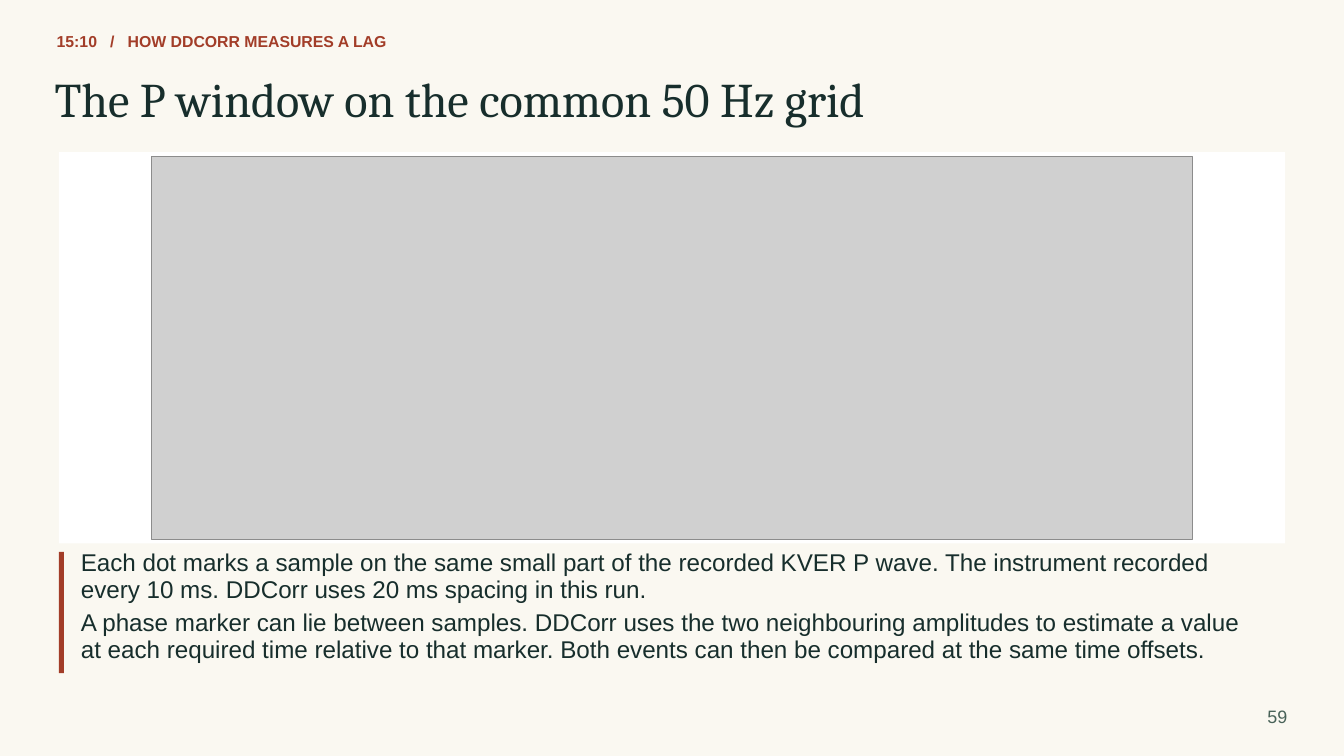
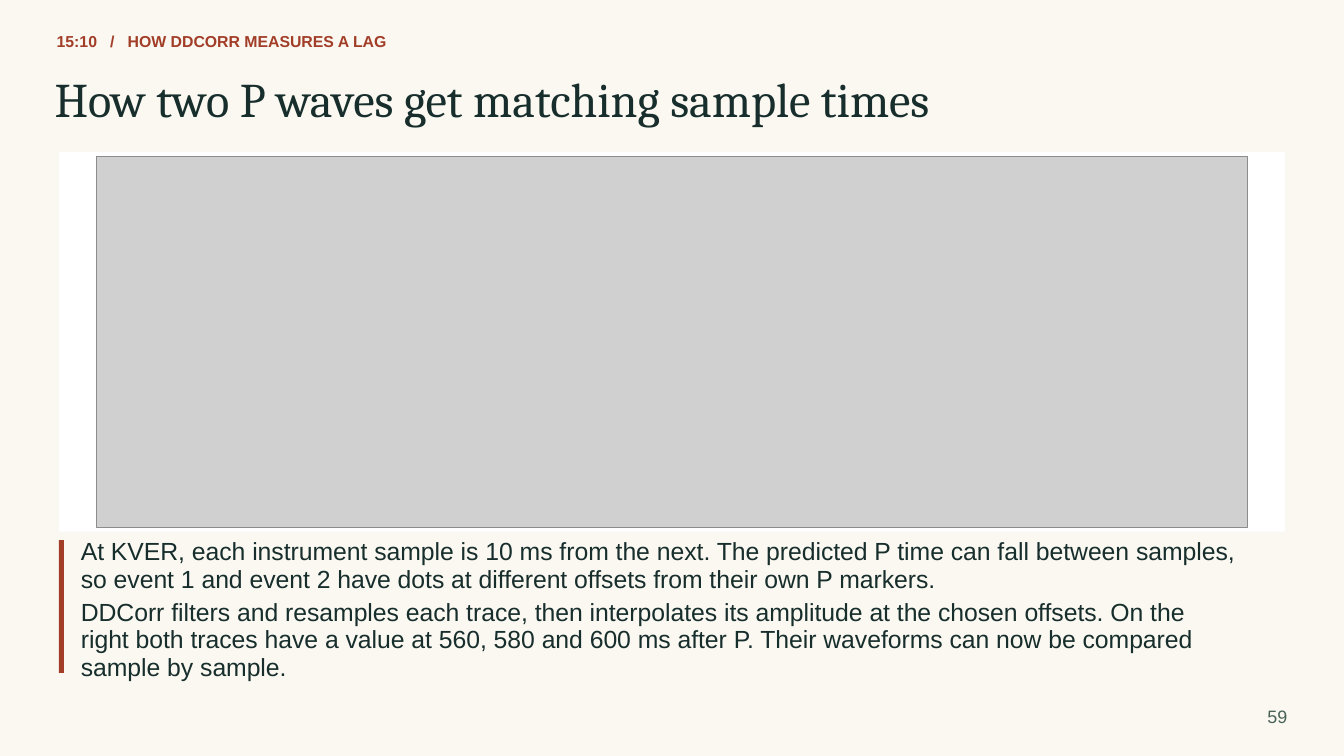
Before and after one commit to eliasrh/DDCorr.jl, a slide deck: slide 59 of teaching/DDCorr_minicourse.pptx. Drawn at 1344x756 pixels with LibreOffice and Linux fonts; fonts in the diff are those of the drawing; grey boxes stand for pictures. Boxes give left, top, right and bottom in pixels: in the first picture for what was removed or moved away, otherwise in the second. Text is boxed around its words. In the diff, an @@ line names an element or a change of style, - is before the commit and + after.

```diff
--- a/teaching/DDCorr_minicourse.pptx
+++ b/teaching/DDCorr_minicourse.pptx
@@ text at (x1=55, y1=83, x2=929, y2=128): text changed @@
-The P window on the common 50 Hz grid
+How two P waves get matching sample times
@@ rectangle resized from (x1=58, y1=152, x2=1286, y2=543) to (x1=58, y1=152, x2=1286, y2=532) @@
@@ picture resized from (x1=151, y1=156, x2=1193, y2=539) to (x1=97, y1=156, x2=1247, y2=527) @@
@@ rectangle resized from (x1=58, y1=552, x2=64, y2=673) to (x1=58, y1=540, x2=64, y2=674) @@
@@ text at (x1=81, y1=542, x2=1235, y2=565): text changed; size 17.2 to 17.6 pt @@
-Each dot marks a sample on the same small part of the recorded KVER P wave. The instrument recorded
+At KVER, each instrument sample is 10 ms from the next. The predicted P time can fall between samples,
@@ text removed at (x1=81, y1=580, x2=647, y2=603) @@
-every 10 ms. DDCorr uses 20 ms spacing in this run.
@@ text added at (x1=81, y1=570, x2=935, y2=589), 17.6 pt, text #172E2C @@
+so event 1 and event 2 have dots at different offsets from their own P markers.
@@ text at (x1=81, y1=603, x2=1184, y2=626): text changed; size 17.2 to 17.6 pt @@
-at each required time relative to that marker. Both events can then be compared at the same time offsets.
+DDCorr filters and resamples each trace, then interpolates its amplitude at the chosen offsets. On the
@@ text removed at (x1=81, y1=613, x2=1239, y2=636) @@
-A phase marker can lie between samples. DDCorr uses the two neighbouring amplitudes to estimate a value
@@ text added at (x1=81, y1=630, x2=1193, y2=653), 17.6 pt, text #172E2C @@
+right both traces have a value at 560, 580 and 600 ms after P. Their waveforms can now be compared
@@ text added at (x1=81, y1=658, x2=286, y2=681), 17.6 pt, text #172E2C @@
+sample by sample.
```
Also in this commit, not shown: 14 other slides changed, 3 slides added, 3 slides removed, 23 other files.
